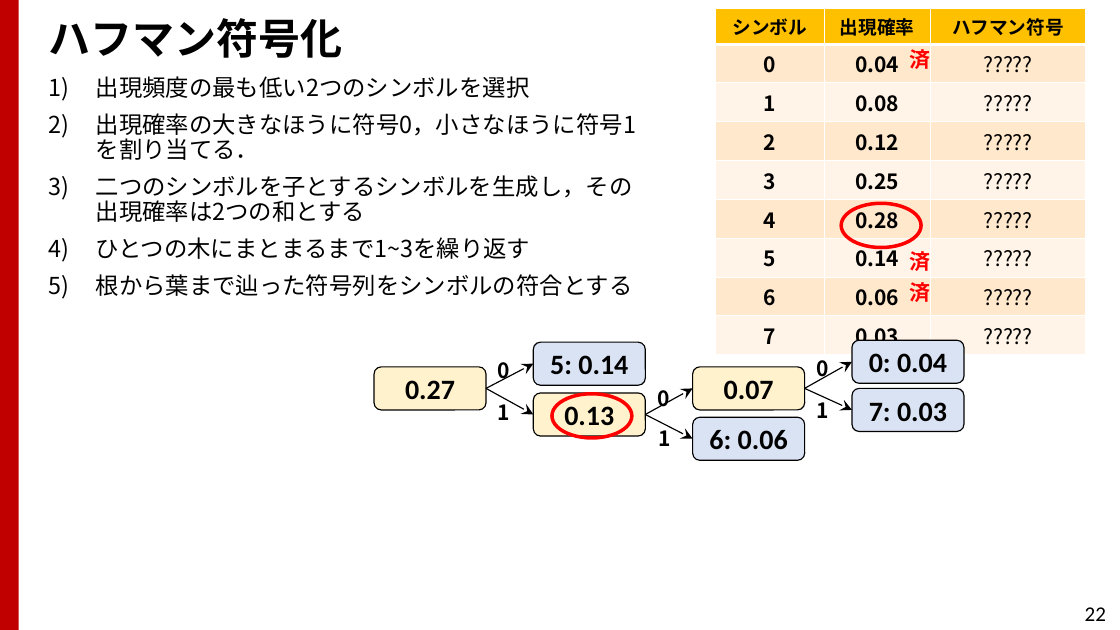
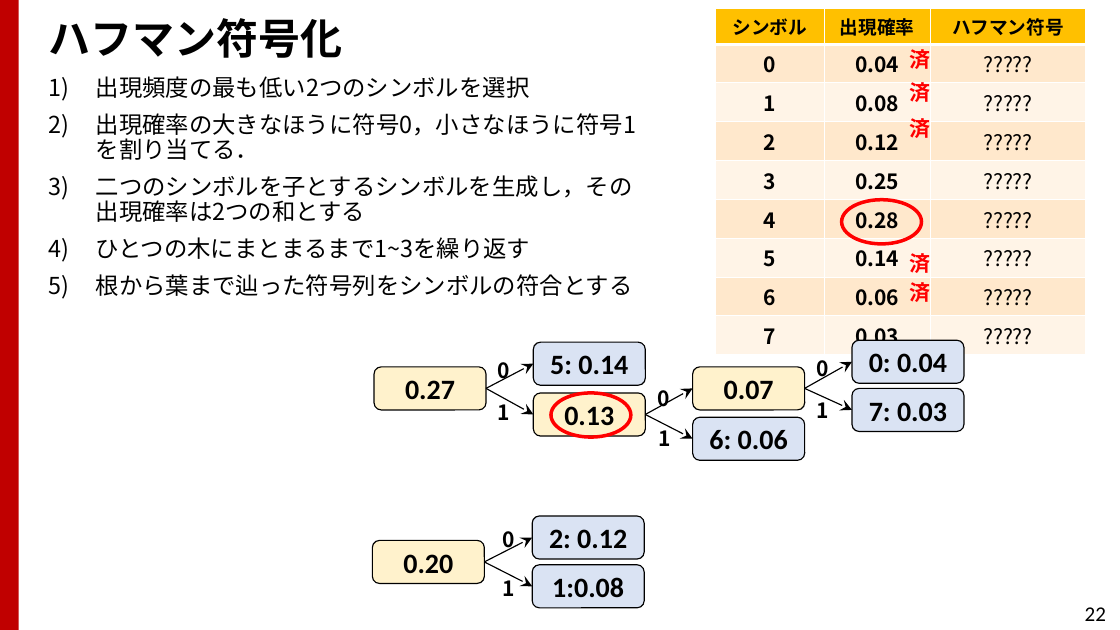
Before and after one commit to TakashiIjiri/TakashiIjiri.github.io, a slide deck: slide 22 of classes/dm2018_1/dm1_13.pptx. Drawn at 1120x630 pixels with LibreOffice and Linux fonts; fonts in the diff are those of the drawing. Boxes give left, top, right and bottom in pixels: in the first picture for what was removed or moved away, otherwise in the second. Text is boxed around its words. In the diff, an @@ line names an element or a change of style, - is before the commit and + after.

```diff
--- a/classes/dm2018_1/dm1_13.pptx
+++ b/classes/dm2018_1/dm1_13.pptx
@@ text "済": place and size @@
-text "済" at (909, 251, 930, 271)
+text "済" at (909, 82, 930, 102)
@@ text added at (909, 118, 930, 138), 18 pt, text #FF0000, bold @@
+済
@@ text added at (909, 253, 930, 273), 18 pt, text #FF0000, bold @@
+済
@@ group added at (372, 516, 644, 607): 3 rounded rectangles, 2 arrows, 2 texts @@
+1:0.08
+2: 0.12
+0.20
+0
+1
```
Also in this commit, not shown: 6 other slides changed, 2 slides removed, 2 other files.
